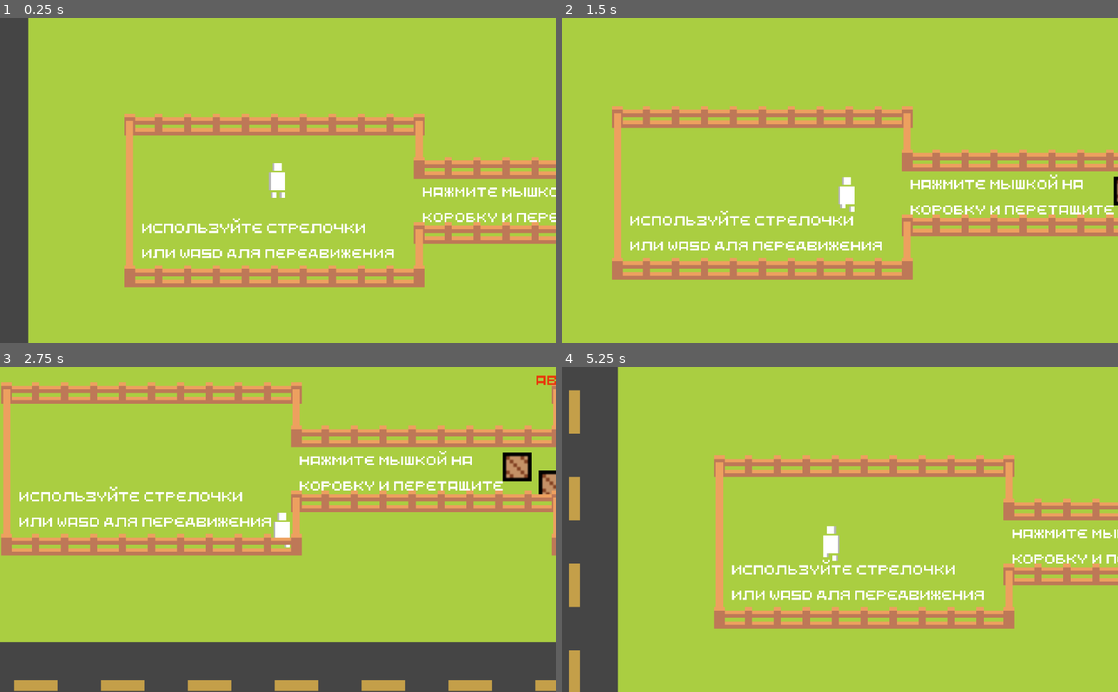
Above: before the commit, frames 1-4 (two rows, left to right).
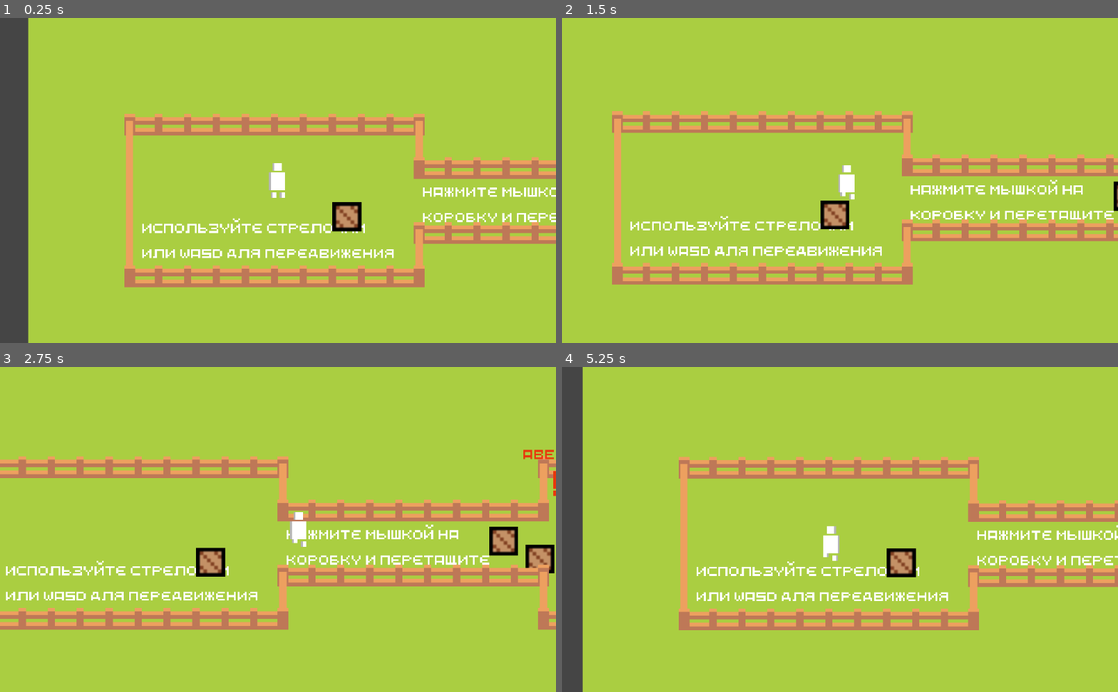
Above: after the commit, the same moments.

Repository: 0night-glider0/GameNET-history
Game: Godot game, scene res://main_scene.tscn
Same seed, same stepped clock (60 frames per second), same inputs: the game is played once before the commit and once after it.
Inputs (mouse positions are in pixels of both pictures, inside the frame that each line leads up to):
- Up to frame 1 (0.25 s): no input
- Up to frame 2 (1.5 s): tap Enter at 0.5 s; move the mouse to (962, 164) at 0.52 s; press the mouse at (962, 164) at 0.53 s; hold Right (move_right) 0.53-1.28 s; move the mouse to (728, 196) at 1.27 s; release the mouse at (728, 196) at 1.28 s; hold Down (move_down) from 1.28 s (still down); click (728, 196) at 1.35 s
- Up to frame 3 (2.75 s): move the mouse to (333, 458) at 2.02 s; release Down (move_down) at 2.03 s; press the mouse at (333, 458) at 2.03 s; hold Right (move_right) from 2.03 s (still down)
- Up to frame 4 (5.25 s): move the mouse to (812, 594) at 2.77 s; release Right (move_right) at 2.78 s; release the mouse at (812, 594) at 2.78 s; hold Up (move_up) 2.78-3.53 s; click (812, 594) at 2.85 s; move the mouse to (1006, 578) at 3.52 s; press the mouse at (1006, 578) at 3.53 s; hold Left (move_left) 3.53-5.03 s; move the mouse to (673, 480) at 4.27 s; release the mouse at (673, 480) at 4.28 s; click (673, 480) at 4.35 s; move the mouse to (867, 529) at 5.02 s; press the mouse at (867, 529) at 5.03 s; hold Down (move_down) from 5.03 s (still down)

The runs differ from the first frame. In frame 1, 0.5% of the frame differs, in the area x 59-66%, y 56-66%; in frame 2, 16%; in frame 3, 43%, in the area x 0-100%, y 2-100%; in frame 4, 19%.

Commit message:
Изменение диалогов
Несколько реплик

Diff:
--- a/main_scene.gd
+++ b/main_scene.gd
@@ -1,6 +1,4 @@
 extends Node2D
-
-
 
 
 func _on_Button_pressed():
--- a/main_scene.tscn
+++ b/main_scene.tscn
@@ -167,6 +167,9 @@
 [node name="box3" parent="YSort/boxes" instance=ExtResource( 5 )]
 position = Vector2( 290, 95 )
 
+[node name="box5" parent="YSort/boxes" instance=ExtResource( 5 )]
+position = Vector2( 128.1, 105.079 )
+
 [node name="box12" parent="YSort/boxes" instance=ExtResource( 5 )]
 position = Vector2( 605, 105 )
 scale = Vector2( 0.5, 0.5 )
@@ -235,11 +238,11 @@
 modulate = Color( 0.545098, 0.431373, 0.792157, 1 )
 position = Vector2( 390, 135 )
 nick = "night glider"
-message = "Добро пожаловать!
-Я Иван, организатор кружка.
-Ты можешь выйти из музея
-и познакомиться с другими
-участниками кружка!"
+messages = [ "Добро пожаловать! Я Иван, организатор кружка.
+Ты можешь выйти из музея и познакомиться с
+другими участниками кружка!", "Не удивляйся что тут так пусто,
+просто всё ещё в разработке :)" ]
+randomize_messages = false
 speed = 0.0
 area_radius = 0
 
@@ -247,8 +250,8 @@
 modulate = Color( 0.952941, 0.407843, 1, 1 )
 position = Vector2( 535, 95 )
 nick = "Vas Sferd"
-message = "прости за беспорядок в музее.
-Не успели прибраться к твоему приходу :)"
+messages = [ "прости за беспорядок в музее.
+Не успели прибраться к твоему приходу :)" ]
 speed = 15.0
 area_radius = 25
 
@@ -256,16 +259,16 @@
 modulate = Color( 0.47451, 0.0705882, 0.137255, 1 )
 position = Vector2( 400.398, 462.224 )
 nick = "SNoD"
-message = "шалом. Вы верите в АНИМЕ!?"
+messages = [ "шалом. Вы верите в АНИМЕ!?" ]
 
 [node name="лиза" parent="YSort" instance=ExtResource( 7 )]
 modulate = Color( 0.486275, 0.960784, 0.741176, 1 )
 position = Vector2( 475, 200 )
 nick = "лиза"
-message = "привет! меня зовут Лиза,
+messages = [ "привет! меня зовут Лиза,
 я люблю искусство и
 маленьких котят....
-очень хочется роллов..........."
+очень хочется роллов..........." ]
 text_speed = 1.0
 run_frequency = 2.0
 speed = 100.0
@@ -305,83 +308,97 @@
 modulate = Color( 0.439216, 0.0235294, 0.403922, 1 )
 position = Vector2( 633.419, 352.857 )
 nick = "GoalKeeper"
-message = "Привет, я делаю музыку и,
-надеюсь, делаю это хорошо :) "
+messages = [ "Привет, я делаю музыку и,
+надеюсь, делаю это хорошо :) ", "Новый трек?
+Неплохая идея! 8)", "Чем могу быть полезен? :3", "Хочешь порешать судоку? Пока
+не могу, но скоро присоединюсь ;)" ]
+randomize_messages = false
 
 [node name="etha0" parent="YSort" instance=ExtResource( 7 )]
 modulate = Color( 1, 0, 0, 1 )
 position = Vector2( 85, 390 )
 nick = "etha0"
-message = "Прива, у нас тут кулити"
+messages = [ "Прива, у нас тут кулити" ]
 
 [node name="Wuxhiff" parent="YSort" instance=ExtResource( 7 )]
 modulate = Color( 0.576471, 0.458824, 0.87451, 1 )
 position = Vector2( 1140, -35 )
 nick = "Wuxhiff"
-message = "Ну здарова приятель... Хочешь загадку загадаю, которая возможно
+messages = [ "Ну здарова приятель... Хочешь загадку загадаю, которая возможно
 определит твоё будущее: человек который разгадывает эту загадку,
 автоматический принимается в Apple на Senior-разработчика!
 Эту загадку придумал сам СТИВ ДЖОПС!... Заинтригован? Ну
 слушай... \"Вас уменьшили в размере, а затем засунули в
-зад крокодилу. Ваши действия. На размышление 30 секунд\"..."
+зад крокодилу. Ваши действия. На размышление 30 секунд\"...", "Жак Фреско и Владимир Ленин
+умерли за неисполняемое", "GLaDOS <3", "лол", "Ладно", "Йо", "Извини занят:
+практикую Flutter/Dart", "Когда-нибудь я нарисую
+*Секретная информация*,
+и буду грести деньги лопатой...", "\"Работать на фронте в
+мобильной разработке
+довольно неплохо\"", "Не хочешь зайти внутрь ;) ?", "Эм... что там внутри?
+Все время забываю,
+если честно...", "Давай со мной в неизвестность", "Иногда я не хочу заходить внутрь своего дома,
+потому что сквозь время и пространство могу
+наткнуться на Роберта и Грега.... Ужас." ]
 
 [node name="Polo" parent="YSort" instance=ExtResource( 7 )]
 modulate = Color( 0.870588, 0.105882, 0.87451, 1 )
 position = Vector2( 169.948, 295.874 )
 nick = "Polo"
-message = "сделаю арт за пачку
-нагетсов из мака"
+messages = [ "сделаю арт за пачку
+нагетсов из мака" ]
 
 [node name="Protor" parent="YSort" instance=ExtResource( 7 )]
 modulate = Color( 0.0627451, 0.815686, 0.517647, 1 )
 position = Vector2( 1010, 155 )
 nick = "Protor"
-message = "чаще улыбайся. Хорошее
-настроение - залог хорошего дня. "
+messages = [ "чаще улыбайся. Хорошее
+настроение - залог хорошего дня. " ]
 
 [node name="Аннетт Беннетт" parent="YSort" instance=ExtResource( 7 )]
 modulate = Color( 0.654902, 0.133333, 0.133333, 1 )
 position = Vector2( 245, 420 )
 nick = "Аннетт Беннетт"
-message = "Привет,  меня Аня зовут, чем помочь, чо по чём?"
-
-[node name="нет постоянного" parent="YSort" instance=ExtResource( 7 )]
+messages = [ "Привет,  меня Аня зовут, чем помочь, чо по чём?" ]
+
+[node name="excellent_programmer (no)" parent="YSort" instance=ExtResource( 7 )]
 modulate = Color( 0.878431, 0.898039, 0.0196078, 1 )
 position = Vector2( 925, 370 )
-nick = "Нет постоянного"
-message = "ИГРЫ."
+nick = "excellent_programmer (no)"
+messages = [ "ИГРЫ." ]
 
 [node name="broken sad" parent="YSort" instance=ExtResource( 7 )]
 position = Vector2( 715, 355 )
 nick = "broken sad"
-message = "Привет, я Ваня,
-я люблю программировать"
+messages = [ "Привет, я Ваня,
+я люблю программировать" ]
 
 [node name="Morrys" parent="YSort" instance=ExtResource( 7 )]
 position = Vector2( 945, -75 )
 nick = "Morrys"
-message = "Привет, я Лёшка,
-чем занимаешься?"
+messages = [ "Привет, я Лёшка,
+чем занимаешься?", "Круто, а ты любишь цветы?", "Почему розы причиняют боль?", "ты красивый...умри" ]
+randomize_messages = false
 
 [node name="hrk" parent="YSort" instance=ExtResource( 7 )]
 modulate = Color( 0.137255, 0.615686, 0, 1 )
 position = Vector2( 1110, 330 )
 nick = "Hrk"
-message = "Я люблю майнкрафт"
+messages = [ "Я люблю майнкрафт" ]
 
 [node name="Ghum" parent="YSort" instance=ExtResource( 7 )]
 modulate = Color( 0.545098, 0, 1, 1 )
 position = Vector2( 1115, 155 )
 nick = "Ghum"
-message = "Не хочешь разработать
-web приложение?"
-
-[node name="Фелисити Вандеркеллер" parent="YSort" instance=ExtResource( 7 )]
+messages = [ "Не хочешь разработать
+web приложение?" ]
+
+[node name="abedead" parent="YSort" instance=ExtResource( 7 )]
 modulate = Color( 0.917647, 0.219608, 0.0470588, 1 )
 position = Vector2( 321.794, 60.534 )
 nick = "abedead"
-message = "привет. давай я проведу
-экскурсию по нашему музею."
+messages = [ "привет. давай я проведу
+экскурсию по нашему музею." ]
 run_frequency = -1.0
 speed = 0.0
 area_radius = 0
--- a/objects/member.tscn
+++ b/objects/member.tscn
@@ -30,11 +30,11 @@
 [node name="member" type="KinematicBody2D"]
 position = Vector2( 0, -10 )
 script = ExtResource( 5 )
-message = "соо"
 
 [node name="AnimatedSprite" type="AnimatedSprite" parent="."]
 frames = SubResource( 1 )
 animation = "idle"
+frame = 1
 playing = true
 
 [node name="CollisionShape2D" type="CollisionShape2D" parent="."]
--- a/objects/scripts/member.gd
+++ b/objects/scripts/member.gd
@@ -1,21 +1,35 @@
 extends KinematicBody2D
 
 export var nick:String = "ник"
-export(String, MULTILINE) var message:String = "сообщение"
+export(Array, String, MULTILINE) var messages = ["привет"]
 export var text_speed:float = 0.5
+export var randomize_messages = true
 export var run_frequency:float = 0.01
 
 export var speed:float = 30
 export var area_radius:int = 100
 
-var center = Vector2(0,0)
-var text_percent = 0
 
-var instruction = 0
+var message:String = " "  #текущие сообщение
+var center = Vector2(0,0) #центр окружности патрулирования
+var text_percent = 0      #скорость набора текста
 
-var target = Vector2()
+var instruction = 0       #текущая инструкция
 
-var stop_ai = false
+var target = Vector2()    #текщая точка назначения
+
+var stop_ai = false       #тумблер отключения ИИ
+var message_id = 0        #номер сообщения в списке messages
+
+func pick_message():
+	message = messages[message_id]
+	text_percent = 1.1/float(message.length() ) * text_speed
+
+	message_id+=1
+	if message_id > messages.size()-1:
+		message_id = 0
+		if randomize_messages:
+			messages.shuffle()
 
 func instruction0_init():
 	instruction = 0
@@ -35,8 +49,8 @@
 		instruction0_init()
 
 func _ready():
+	pick_message()
 	center = position
-	text_percent = 1.1/float(message.length() ) * text_speed
 	instruction1_init()
 
 func _process(delta):
@@ -75,6 +89,7 @@
 
 func _on_Area2D_body_exited(body):
 	if body.name == "player":
+		pick_message()
 		$NinePatchRect.visible = false
 		$message.visible = false
 		stop_ai = false
--- a/objects/scripts/player.gd
+++ b/objects/scripts/player.gd
@@ -18,6 +18,10 @@
 	if Input.is_action_pressed("move_down"):
 		move.y = 1
 
+	if OS.has_touchscreen_ui_hint():
+		if Input.is_action_pressed("throw"):
+			move = ( get_global_mouse_position() - position ).normalized()
+
 	if move == Vector2():
 		$AnimatedSprite.animation = "idle"
 	else:
--- a/project.godot
+++ b/project.godot
@@ -21,7 +21,7 @@
 
 throw={
 "deadzone": 0.5,
-"events": [ Object(InputEventMouseButton,"resource_local_to_scene":false,"resource_name":"","device":0,"alt":false,"shift":false,"control":fal …(189 unchanged characters)…
+"events": [ Object(InputEventMouseButton,"resource_local_to_scene":false,"resource_name":"","device":-1,"alt":false,"shift":false,"control":fal …(189 unchanged characters)…
  ]
 }
 move_left={
